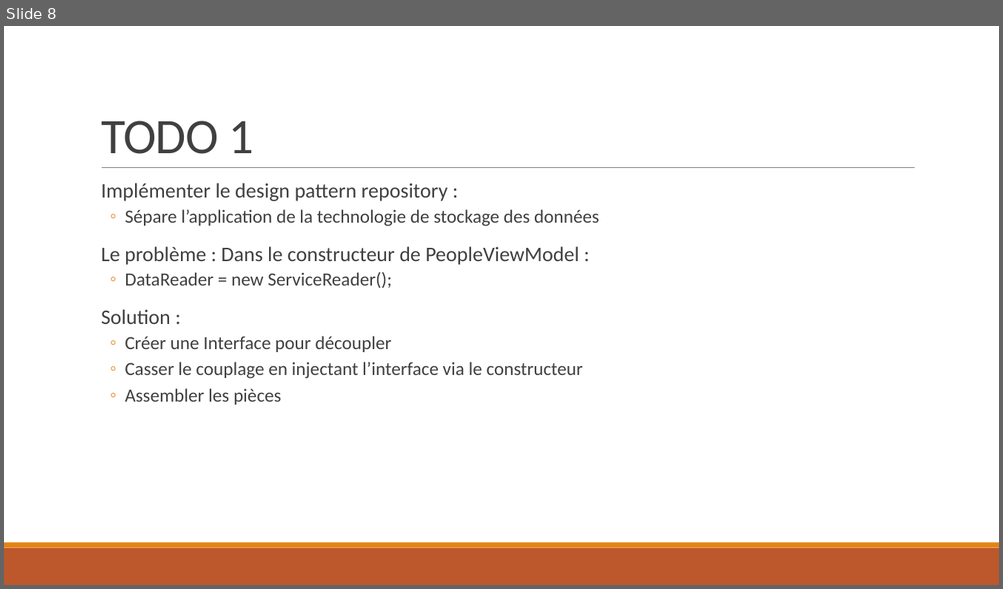
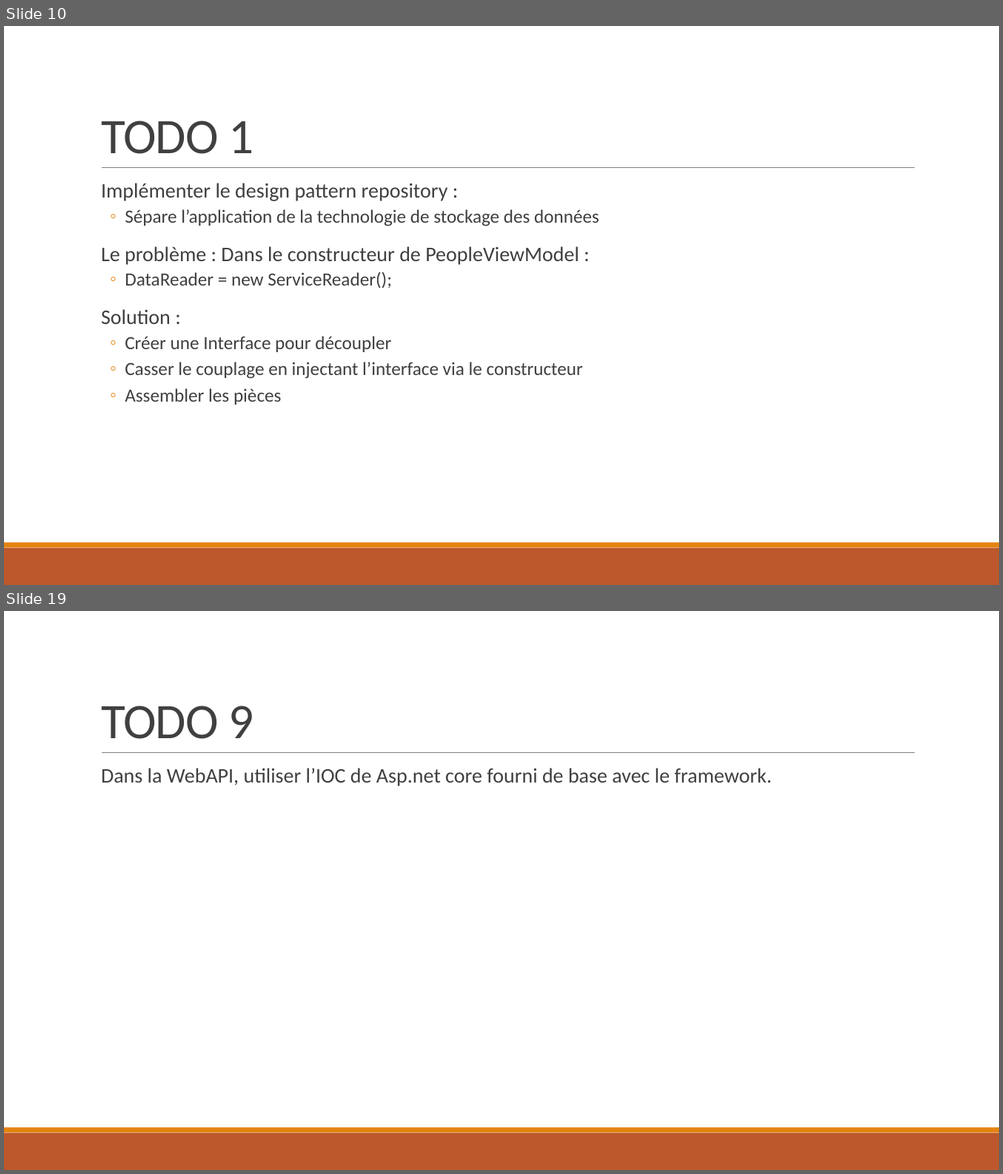
Before and after one commit to Sybaris-Classroom/Exercices, a slide deck: DependencyInjection/Exercice DependencyInjection.pptx. Shown one above the other, each under a label of ours: slide 8 before the commit, slides 10 and 19 after it; the slides between them are not shown. The pictures are 1003x589 and 1003x1174 pixels, drawn with LibreOffice and Linux fonts; fonts in the diff are those of the drawing. Boxes give left, top, right and bottom in pixels: in the first picture for what was removed or moved away, otherwise in the second. Text is boxed around its words. In the diff, an @@ line names an element or a change of style, - is before the commit and + after.

```diff
--- a/DependencyInjection/Exercice DependencyInjection.pptx
+++ b/DependencyInjection/Exercice DependencyInjection.pptx
@@ slide 19 added at <box>4,611,999,1170</box>, background #FFFFFF; not listed: 3 template elements that a slide beside it also shows @@
@@ title added at <box>101,706,254,739</box>, 48 pt, text #404040 @@
+TODO 9
@@ text added at <box>101,768,772,786</box>, 20 pt, text #404040 @@
+  Dans la WebAPI, utiliser l’IOC de Asp.net core fourni de base avec le framework.
@@ what was slide 8 is now slide 10 @@
```
Also in this commit, not shown: 7 slides changed, 7 other slides added, 1 other file.
